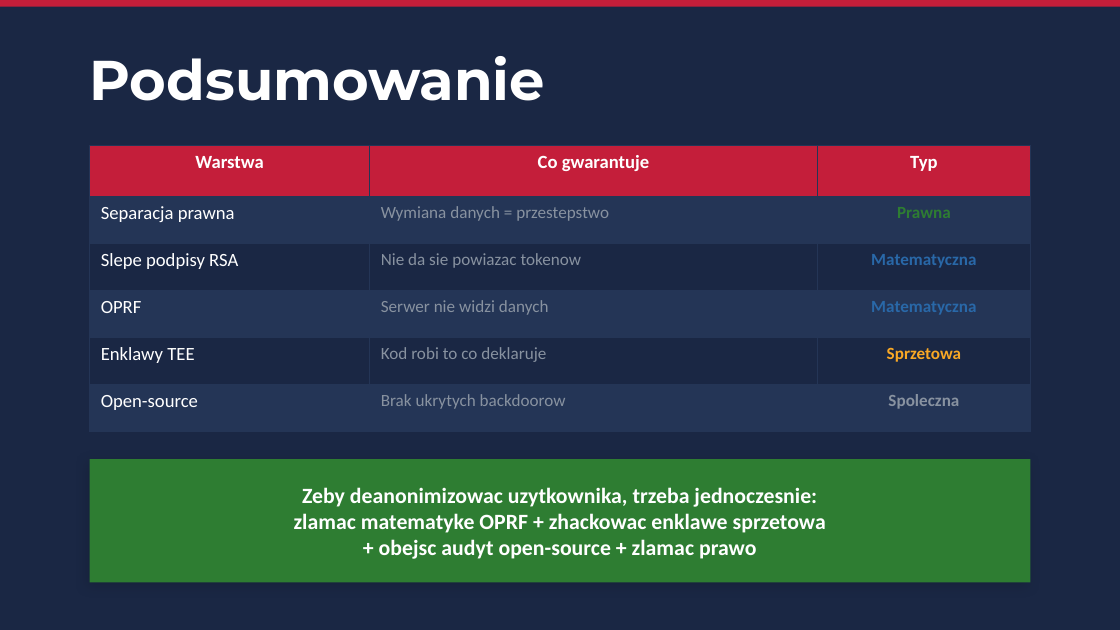
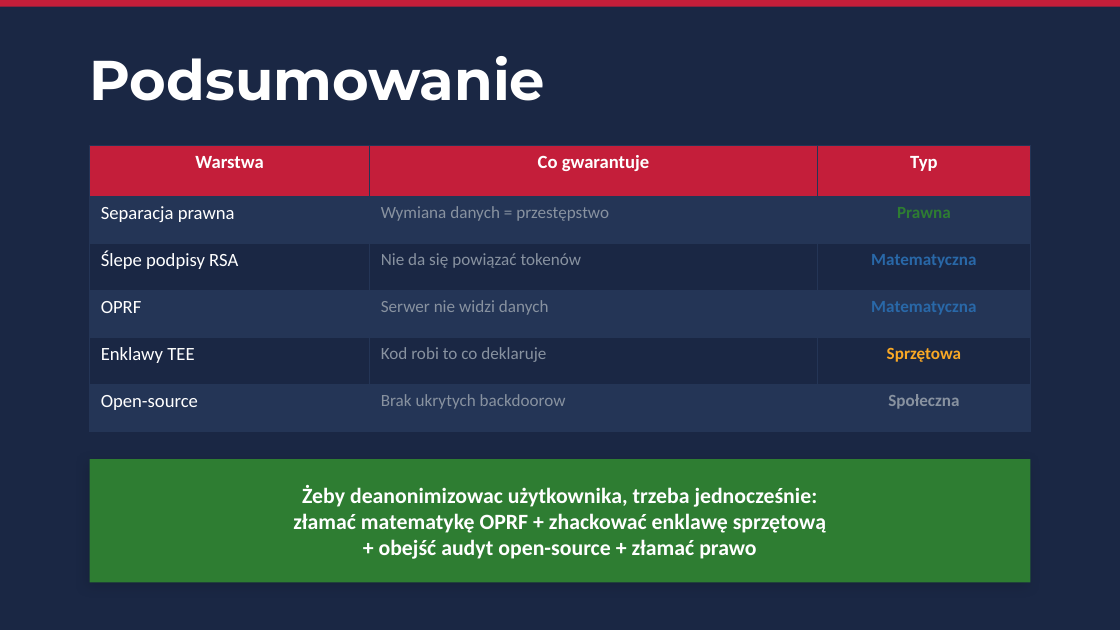
Before and after one commit to Inner-Savages/BKIHack2026, a slide deck: slide 9 of prezentacja.pptx. Drawn at 1120x630 pixels with LibreOffice and Linux fonts; fonts in the diff are those of the drawing. Boxes give left, top, right and bottom in pixels: in the first picture for what was removed or moved away, otherwise in the second. Text is boxed around its words. In the diff, an @@ line names an element or a change of style, - is before the commit and + after.

```diff
--- a/prezentacja.pptx
+++ b/prezentacja.pptx
@@ table at [90,146,1030,431] @@
-row 2, column 2: Wymiana danych = przestepstwo
+row 2, column 2: Wymiana danych = przestępstwo
-row 3, column 1: Slepe podpisy RSA
+row 3, column 1: Ślepe podpisy RSA
-row 3, column 2: Nie da sie powiazac tokenow
+row 3, column 2: Nie da się powiązać tokenów
-row 5, column 3: Sprzetowa
+row 5, column 3: Sprzętowa
-row 6, column 3: Spoleczna
+row 6, column 3: Społeczna
@@ borders changed @@
@@ text at [293,485,826,559]: text changed @@
-Zeby deanonimizowac uzytkownika, trzeba jednoczesnie:
-zlamac matematyke OPRF + zhackowac enklawe sprzetowa
-+ obejsc audyt open-source + zlamac prawo
+Żeby deanonimizowac użytkownika, trzeba jednocześnie:
+złamać matematykę OPRF + zhackować enklawę sprzętową
++ obejść audyt open-source + złamać prawo
```
Also in this commit, not shown: 7 other slides changed.
